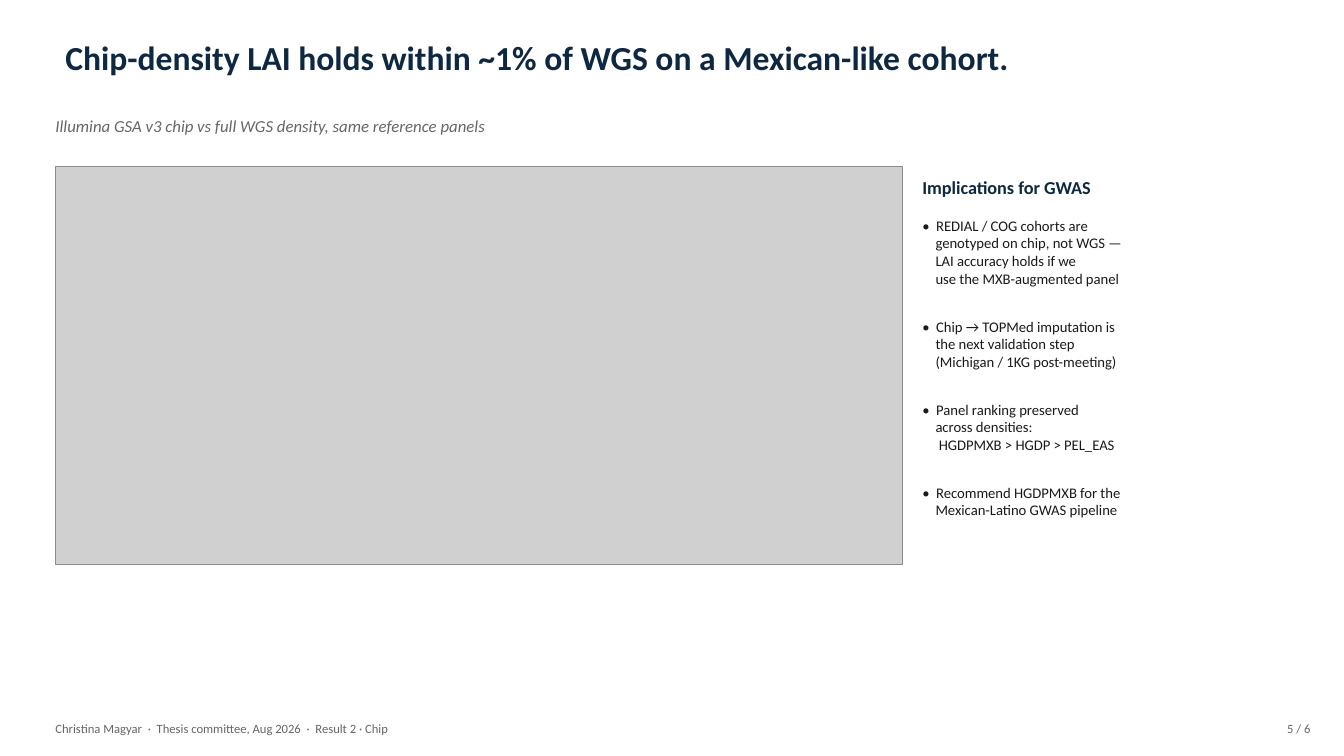
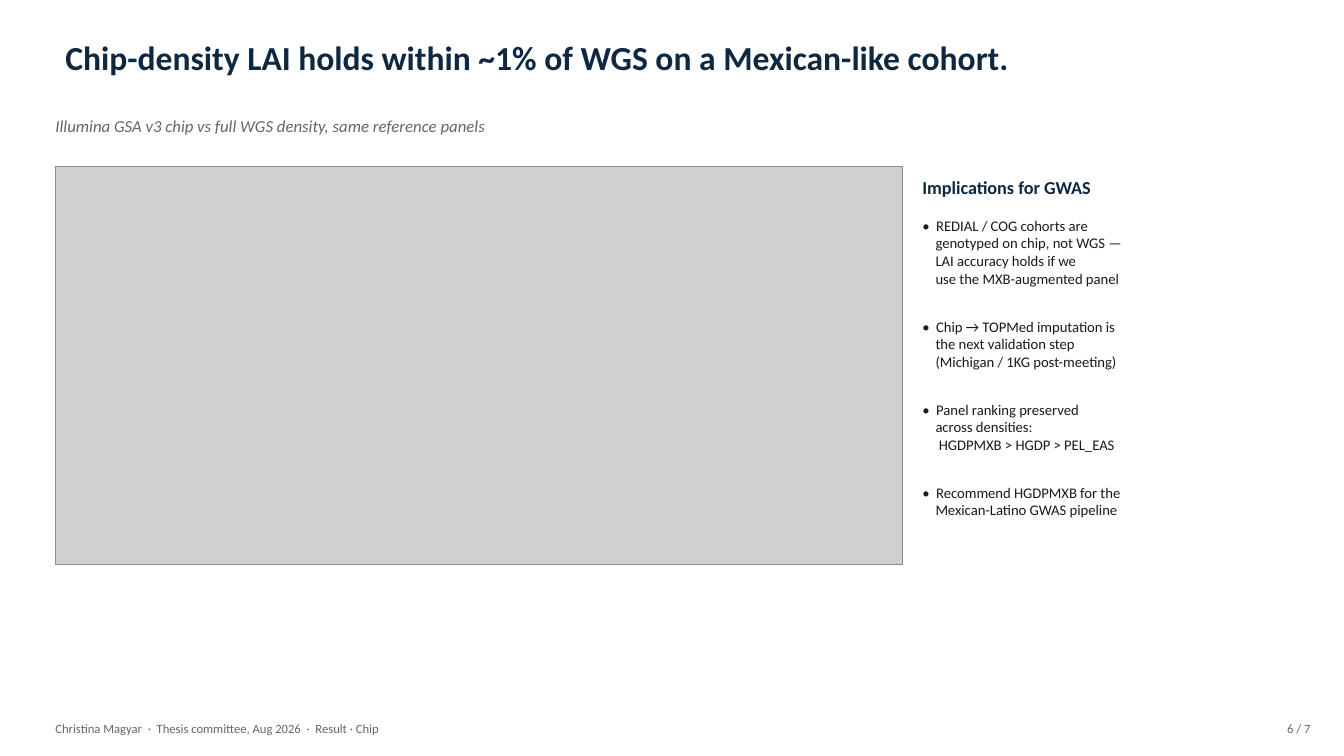
Before and after one commit to chrisrob3312/LAI-sims-accuracy, a slide deck: slide 6 of slides/thesis_committee_slides.pptx (slide 5 before the commit). Drawn at 1344x756 pixels with LibreOffice and Linux fonts; fonts in the diff are those of the drawing; grey boxes stand for pictures. Boxes give left, top, right and bottom in pixels: in the first picture for what was removed or moved away, otherwise in the second. Text is boxed around its words. In the diff, an @@ line names an element or a change of style, - is before the commit and + after.

```diff
--- a/slides/thesis_committee_slides.pptx
+++ b/slides/thesis_committee_slides.pptx
@@ text at (x1=55, y1=724, x2=379, y2=735): text changed @@
-Christina Magyar · Thesis committee, Aug 2026 · Result 2 · Chip
+Christina Magyar · Thesis committee, Aug 2026 · Result · Chip
@@ text at (x1=1287, y1=724, x2=1310, y2=733): text changed @@
-5 / 6
+6 / 7
```
Also in this commit, not shown: 4 other slides changed, 1 slide added, 1 other file.
